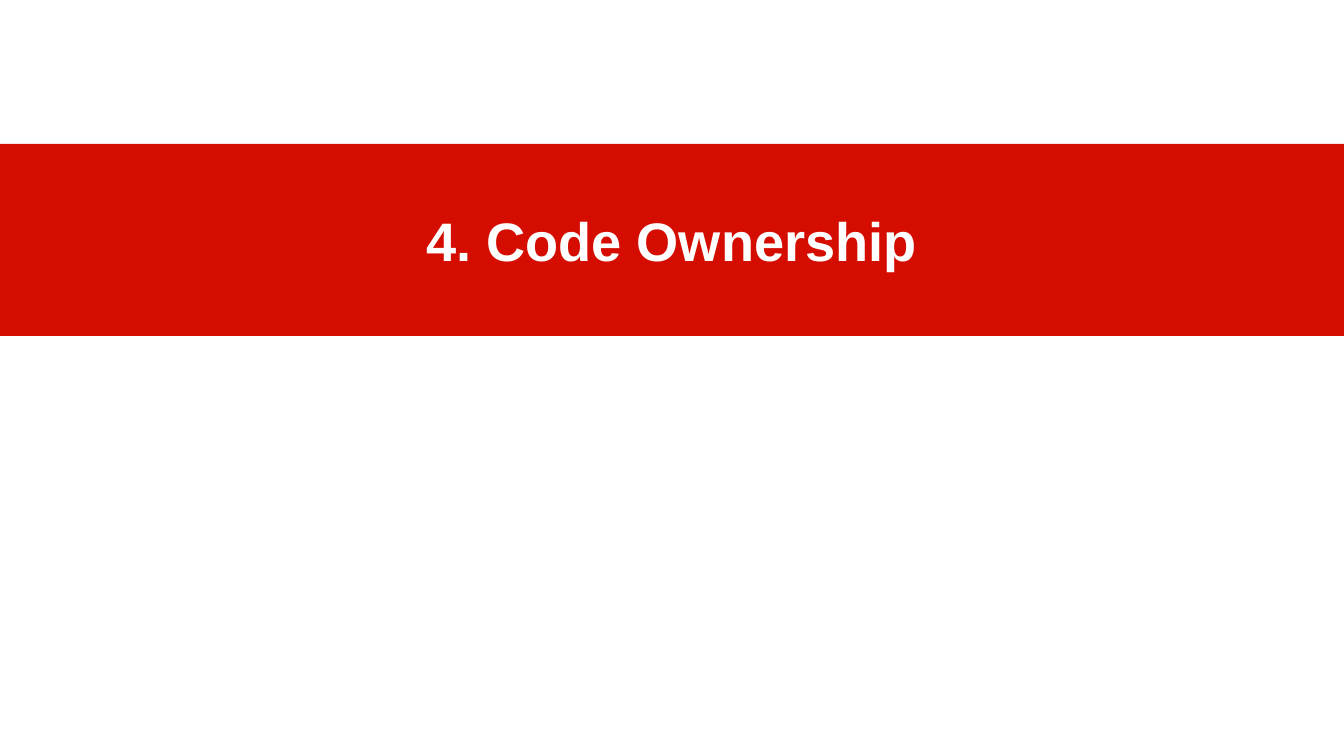
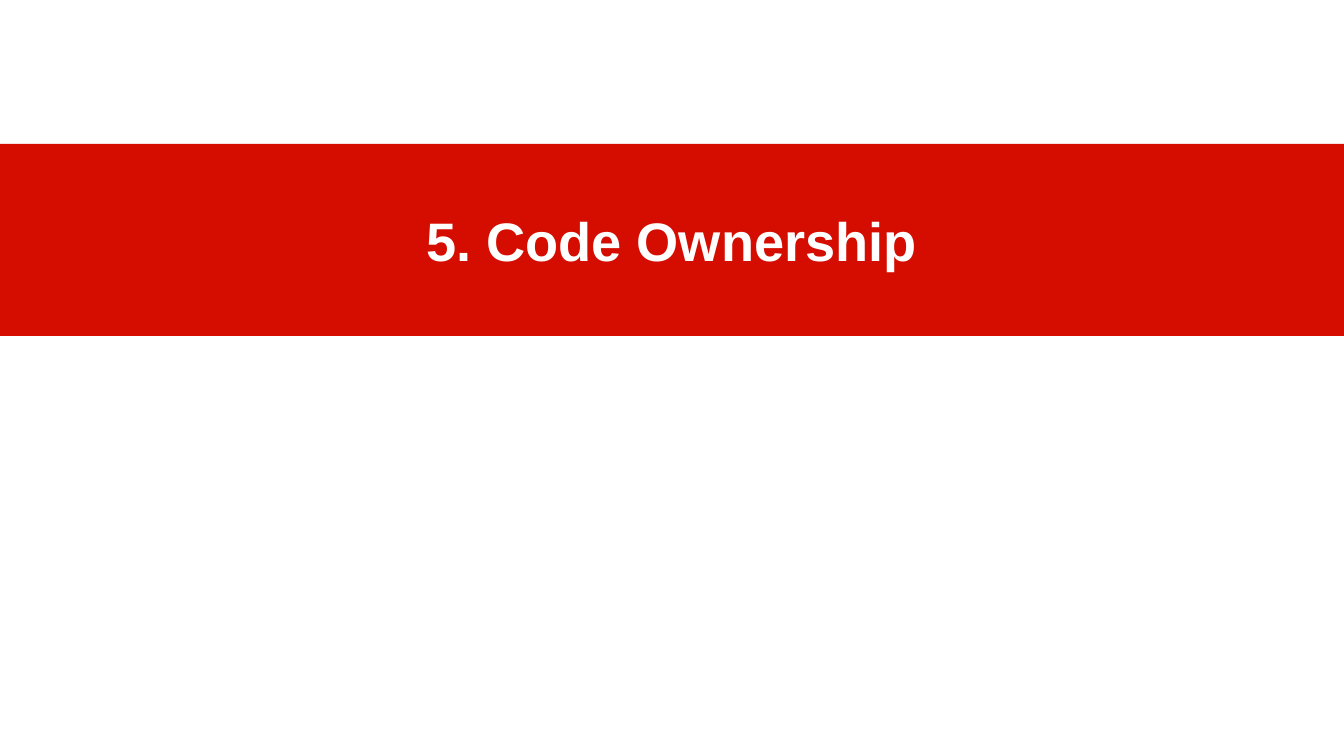
Before and after one commit to dirkriehle/amos-course, a slide deck: slide 22 of Lecture slides/AMOS E01 - Software Development.odp (slide 18 before the commit). Drawn at 1344x756 pixels with LibreOffice and Linux fonts; fonts in the diff are those of the drawing. Boxes give left, top, right and bottom in pixels: in the first picture for what was removed or moved away, otherwise in the second. Text is boxed around its words. In the diff, an @@ line names an element or a change of style, - is before the commit and + after.

```diff
--- a/Lecture slides/AMOS E01 - Software Development.odp
+++ b/Lecture slides/AMOS E01 - Software Development.odp
@@ title at box(426, 221, 917, 271): text changed @@
-4. Code Ownership
+5. Code Ownership
```
Also in this commit, not shown: 10 other slides changed, 18 slides added, 6 slides removed, 19 other files.
